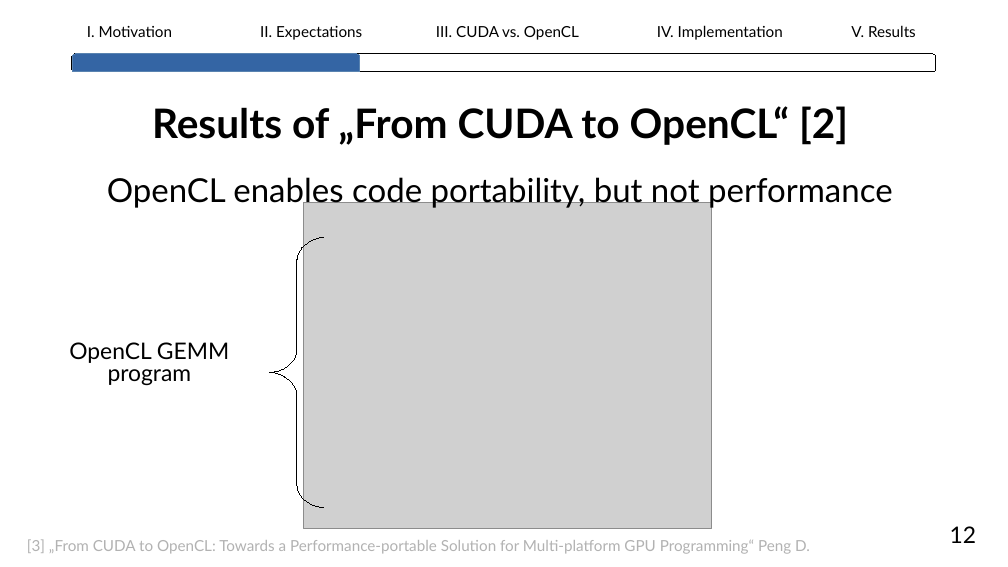
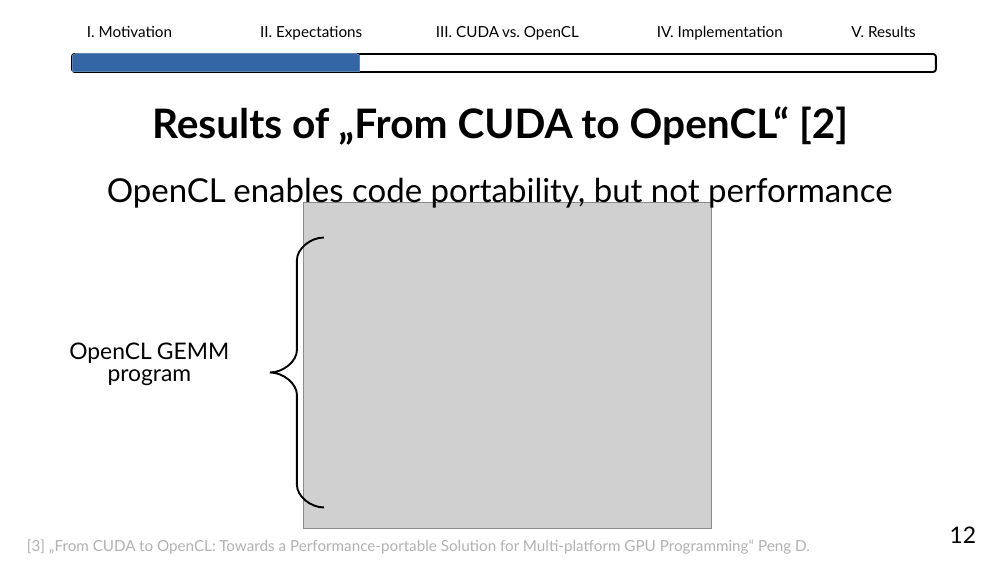
Before and after one commit to lhahner/opti-perf, a slide deck: slide 14 of docs/presentation/final-presentation.odp. Drawn at 1008x567 pixels with LibreOffice and Linux fonts; fonts in the diff are those of the drawing; grey boxes stand for pictures. Boxes give left, top, right and bottom in pixels: in the first picture for what was removed or moved away, otherwise in the second. Text is boxed around its words. In the diff, an @@ line names an element or a change of style, - is before the commit and + after.

Commit message:
adds custom CUDA graphic

```diff
--- a/docs/presentation/final-presentation.odp
+++ b/docs/presentation/final-presentation.odp
@@ freeform shape at [72,54,937,72]: outline #000000 0 pt to #000000 1.5 pt @@
@@ freeform shape at [270,238,324,508]: outline #000000 0 pt to #000000 1.5 pt @@
```
Also in this commit, not shown: 35 other slides changed, 1 slide added, 1 other file.
